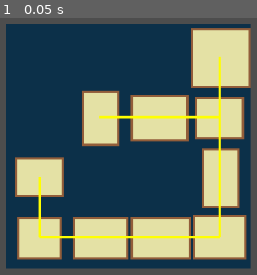
Above: before the commit, frame 1.
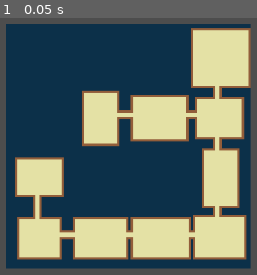
Above: after the commit, the same moment.

Repository: Shiftersout/gp-roguelite
Game: Godot game, scene res://Scenes/debugscn.tscn
The game is run twice, just before and just after one commit, with the same random seed, the same clock (stepped at 60 frames per second) and the same inputs. This scene is started directly instead of the project's main scene.
Inputs:
- Up to frame 1 (0.05 s): no input

The runs differ from the first frame. In frame 1, 3.5% of the frame differs, in the area x 12-87%, y 14-87%.

Commit message:
Changed path generation
-Added path 2 wide path generation using mst
-Still need to add diagonal path generation

Diff:
--- a/Scripts/pcgbsp.gd
+++ b/Scripts/pcgbsp.gd
@@ -38,15 +38,12 @@
 	start_tree()
 	create_leaf(0)
 	create_rooms()
-	##join_rooms()
-	clear_deadends()
 	var rooms_c = []
 	for i in rooms:
 		rooms_c.append(i.center)
 	path = find_mst(rooms_c)
+	join_rooms()
 	add_walls()
-
-
 
 ## Fills the entire map with roof tiles.
 func fill_roof():
@@ -152,9 +149,10 @@
 		room.y = leaf.y + floor((leaf.h - room.h) / 2.0) + 1
 		room.split = leaf.split
 
-		room.center = Vector2()
+		room.center = Vector2i()
 		room.center.x = floor(room.x + room.w/2.0)
 		room.center.y = floor(room.y + room.h/2.0)
+		room.connected_rooms = []
 		rooms.append(room)
 		room_id += 1
 
@@ -166,27 +164,31 @@
 				set_cell(0, Vector2i(x, y), 1, GROUND)
 
 ## Joins rooms with corridors, by connecting every leaf pair.
-## Maybe use Prim's algorithm to do it.
-## https://kidscancode.org/blog/2018/12/godot3_procgen7/#:~:text=There%20are%20many%20different%20ways%20to%20approach%20this%2C,be%20using%20Prim%E2%80%99s%20Algorithm%20to%20generate%20our%20MST.
 func join_rooms():
-	for sister in leaves:
-		var a = sister[0]
-		var b = sister[1]
-		connect_leaves(tree[a], tree[b])
-
-## Connects two leaves with corridors.
-func connect_leaves(leaf1, leaf2):
-	var x = min(leaf1.center.x, leaf2.center.x)
-	var y = min(leaf1.center.y, leaf2.center.y)
-	var w = 1
-	var h = 1
-
-	if(leaf1.split == 0):
+	if path:
+		for p in path.get_point_ids():
+			for c in path.get_point_connections(p):
+				var pp = path.get_point_position(p)
+				var cp = path.get_point_position(c)
+
+				var center1 = Vector2i(pp.x, pp.y)
+				var center2 = Vector2i(cp.x, cp.y)
+				connect_rooms(center1, center2)
+
+func connect_rooms(center1, center2):
+	var x = min(center1.x, center2.x)
+	var y = min(center1.y, center2.y)
+	var w = 2
+	var h = 2
+
+	if(center1.x == center2.x):
 		x -= floor(w/2.0)+1
-		h = abs(leaf1.center.y - leaf2.center.y)
+		h = abs(center1.y - center2.y)
+	elif(center1.y == center2.y):
+		y -= floor(h/2.0)+1
+		w = abs(center1.x - center2.x)
 	else:
-		y -= floor(h/2.0)+1
-		w = abs(leaf1.center.x - leaf2.center.x)
+		return null
 
 	x = 0 if (x < 0) else x
 	y = 0 if (y < 0) else y
@@ -194,9 +196,15 @@
 	## Sets cells to ground.
 	for i in range(x, x+w):
 		for j in range(y, y+h):
-			if(get_cell_atlas_coords(0, Vector2i(i, j)) == ROOF):
+			if get_cell_atlas_coords(0, Vector2i(i, j)) == ROOF:
 				set_cell(0, Vector2i(i,j), 1, GROUND)
 
+	for room1 in range(rooms.size()):
+		if rooms[room1].center == center1:
+			for room2 in range(rooms.size()):
+				if rooms[room2].center == center2:
+					rooms[room1].connected_rooms.append(room2)
+					rooms[room2].connected_rooms.append(room1)
 ##
 func find_mst(room_positions):
 	var path = AStar2D.new()
@@ -222,28 +230,6 @@
 		room_positions.erase(min_pos)
 
 	return path
-
-func _draw():
-	if path:
-		for p in path.get_point_ids():
-			for c in path.get_point_connections(p):
-				var pp = path.get_point_position(p)
-				var cp = path.get_point_position(c)
-				draw_line(Vector2i(pp.x*16, pp.y*16), Vector2i(cp.x*16, cp.y*16), Color(1, 1, 0, 1), 15, true)
-
-## Clears corridors that have deadends.
-func clear_deadends():
-	var is_done = false
-
-	while !is_done:
-		is_done = true
-
-		for cell in get_used_cells(0):
-			if get_cell_atlas_coords(0, cell) != GROUND: continue
-
-			if check_direct_neighbours(cell.x, cell.y, ROOF) == 3:
-				set_cell(0, cell, 1, ROOF)
-				is_done = false
 
 ## Adds walls to paths and rooms
 func add_walls():
